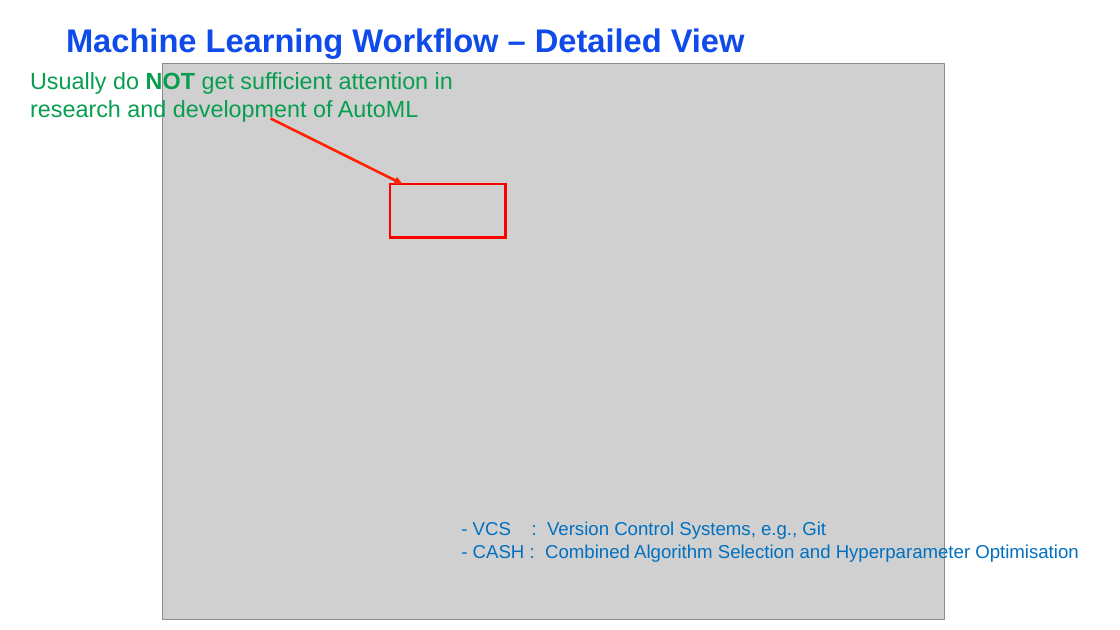
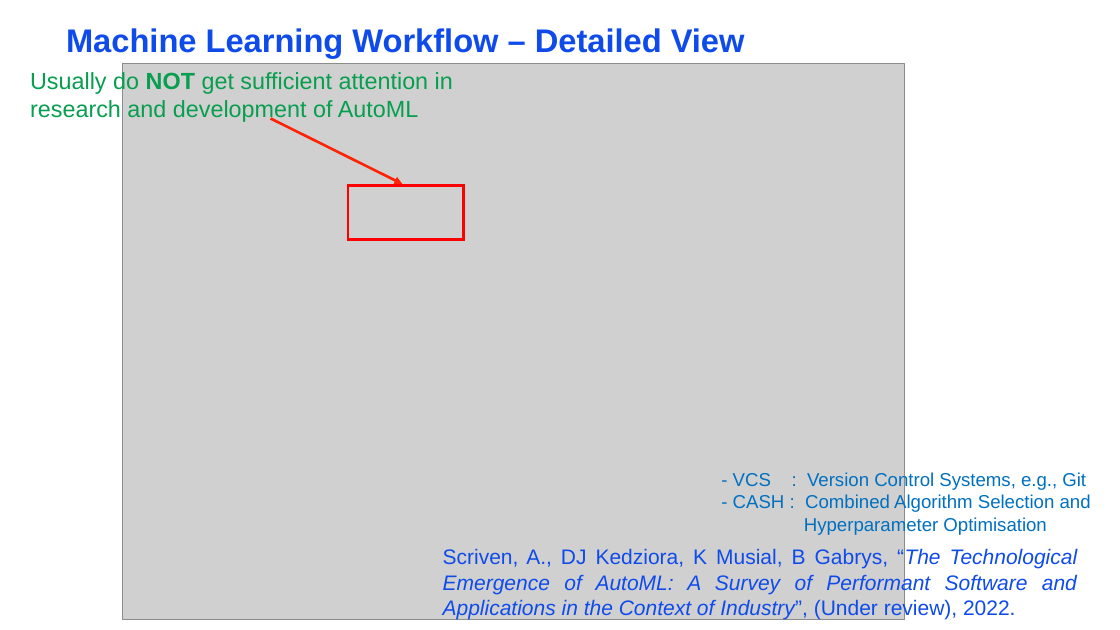
Before and after one commit to UTS-CASLab/AutoML-Tutorial, a slide deck: slide 5 of Lecture/AutoML Tutorial.pptx. Drawn at 1120x630 pixels with LibreOffice and Linux fonts; fonts in the diff are those of the drawing; grey boxes stand for pictures; background and template pictures are left out. Boxes give left, top, right and bottom in pixels: in the first picture for what was removed or moved away, otherwise in the second. Text is boxed around its words. In the diff, an @@ line names an element or a change of style, - is before the commit and + after.

Commit message:
Update slides

```diff
--- a/Lecture/AutoML Tutorial.pptx
+++ b/Lecture/AutoML Tutorial.pptx
@@ picture: place and size @@
-picture at (163, 64, 945, 620)
+picture at (123, 64, 905, 620)
@@ rectangle: place and size @@
-rectangle at (390, 184, 506, 238)
+rectangle at (348, 186, 464, 239)
@@ text "- VCS : Version Control ...": place and size @@
-text "- VCS : Version Control ..." at (473, 521, 1078, 562)
+text "- VCS : Version Control ..." at (733, 472, 1091, 535)
@@ text at (733, 494, 1091, 535): text changed @@
-- CASH : Combined Algorithm Selection and Hyperparameter Optimisation
+- CASH : Combined Algorithm Selection and
+Hyperparameter Optimisation
@@ text added at (443, 548, 1078, 619), 18 pt, text #0F4BEB, italic @@
+Scriven, A., DJ Kedziora, K Musial, B Gabrys, “The Technological Emergence of AutoML: A Survey of Performant Software and Applications in the Context of Industry”, (Under review), 2022.
```
Also in this commit, not shown: 1 other slide changed.
